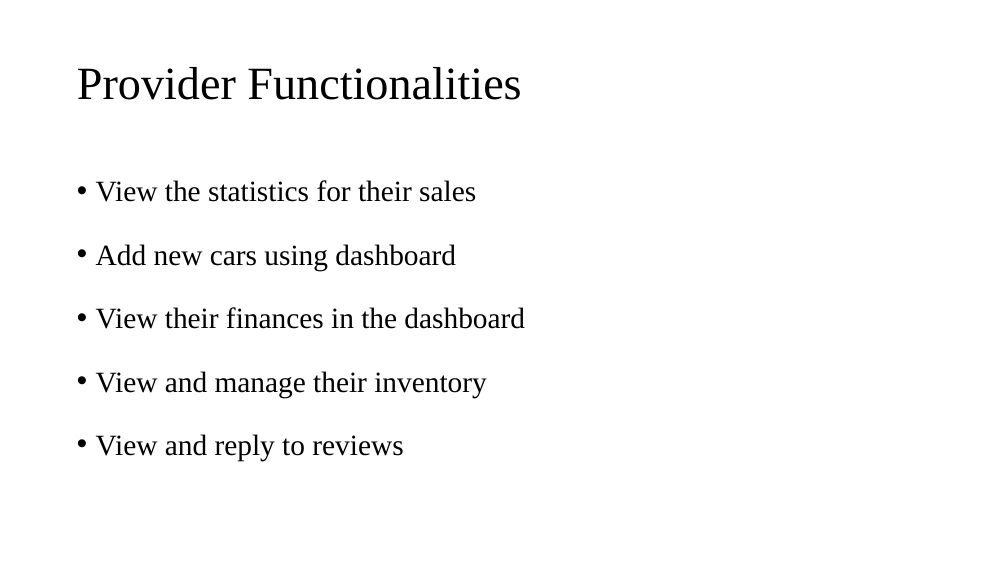
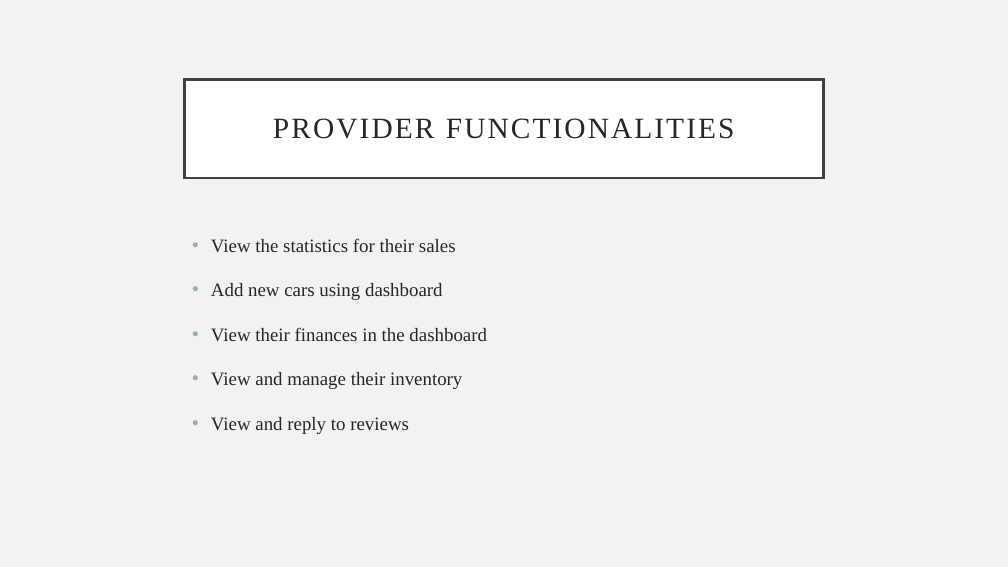
Before and after one commit to dk3nn/team5-csc340, a slide deck: slide 3 of doc/Prototype presentaion.pptx. Drawn at 1008x567 pixels with LibreOffice and Linux fonts; fonts in the diff are those of the drawing. Boxes give left, top, right and bottom in pixels: in the first picture for what was removed or moved away, otherwise in the second. Text is boxed around its words. In the diff, an @@ line names an element or a change of style, - is before the commit and + after.

```diff
--- a/doc/Prototype presentaion.pptx
+++ b/doc/Prototype presentaion.pptx
@@ background #FFFFFF to #F2F2F2 @@
@@ title "PROVIDER FUNCTIONALITIES": place and size @@
-title "PROVIDER FUNCTIONALITIES" at [77,67,521,100]
+title "PROVIDER FUNCTIONALITIES" at [185,79,823,178]
@@ title "PROVIDER FUNCTIONALITIES" at [185,79,823,178]: fill none to #FFFFFF; outline none to #404040 2.5 pt @@
@@ title at [273,118,735,139]: text changed; size 44 to 28 pt; text colour #000000 to #262626 @@
-Provider Functionalities
+PROVIDER FUNCTIONALITIES
@@ text "View the statistics for their ...": place and size @@
-text "View the statistics for their ..." at [96,180,525,461]
+text "View the statistics for their ..." at [211,238,487,434]
@@ text "View the statistics for their ..." at [211,238,487,434]: size 28 to 18 pt, text colour #000000 to #262626 @@
```
Also in this commit, not shown: 1 other slide changed, 1 slide added, 1 slide removed.
